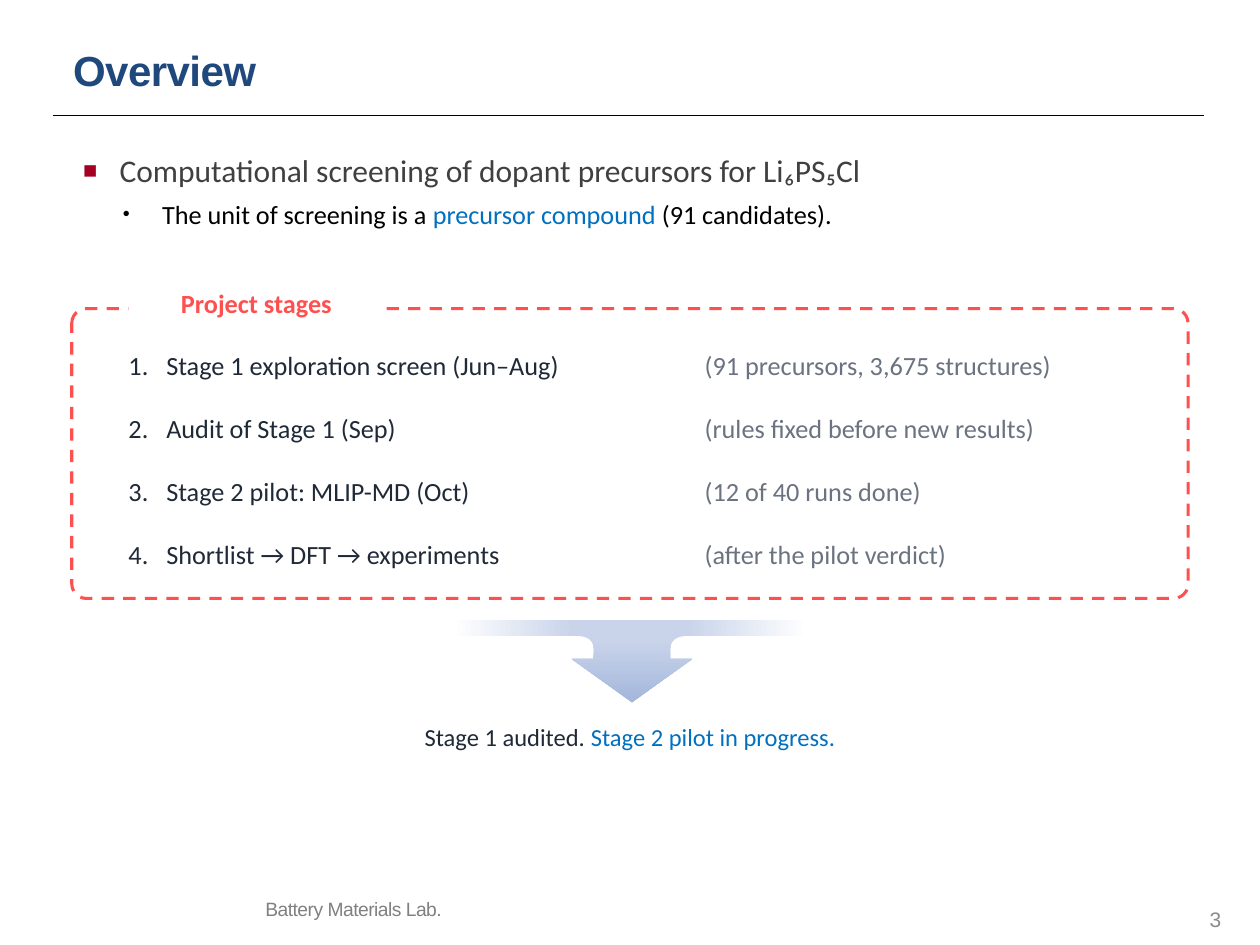
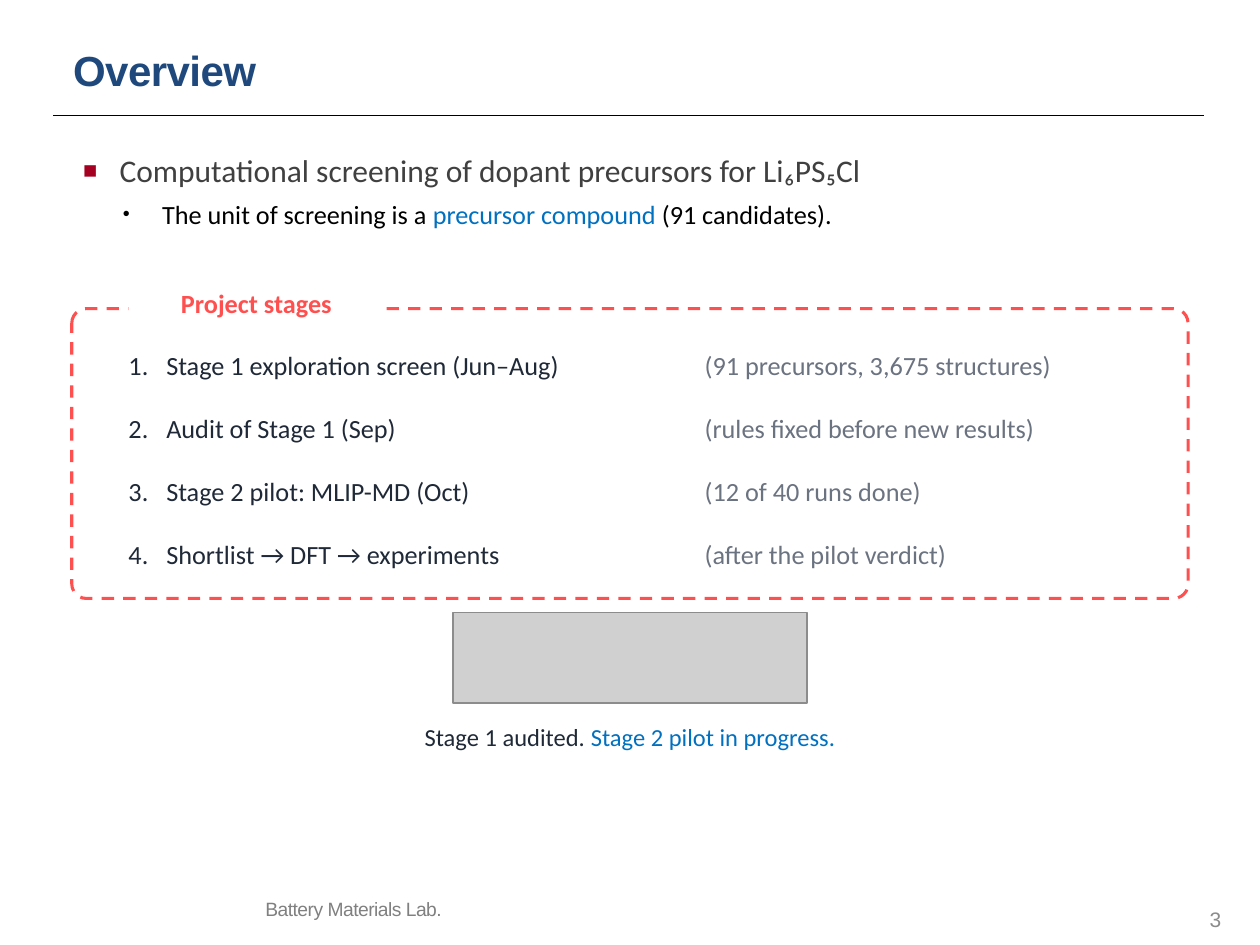
Before and after one commit to yonghoon7153-source/Yonghoon-DEM-DFT, a slide deck: slide 3 of kb/seminars/Research_Seminar_2026_10_13_cascade_progress_lean.pptx. Drawn at 1260x945 pixels with LibreOffice and Linux fonts; fonts in the diff are those of the drawing; grey boxes stand for pictures; background and template pictures are left out. Boxes give left, top, right and bottom in pixels: in the first picture for what was removed or moved away, otherwise in the second. Text is boxed around its words. In the diff, an @@ line names an element or a change of style, - is before the commit and + after.

```diff
--- a/kb/seminars/Research_Seminar_2026_10_13_cascade_progress_lean.pptx
+++ b/kb/seminars/Research_Seminar_2026_10_13_cascade_progress_lean.pptx
@@ rectangle removed at box(454, 620, 808, 635) @@
@@ freeform shape removed at box(454, 612, 808, 703) @@
@@ picture added at box(454, 612, 808, 703) @@
```
Also in this commit, not shown: 8 other files.
